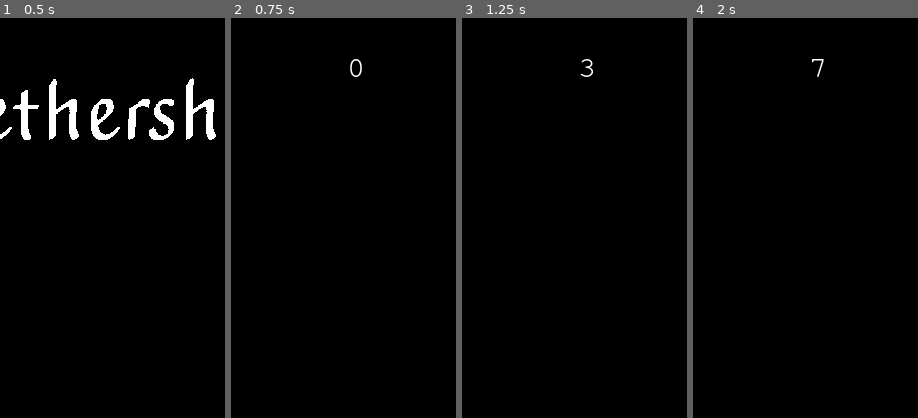
Above: before the commit, frames 1-4 (left to right).
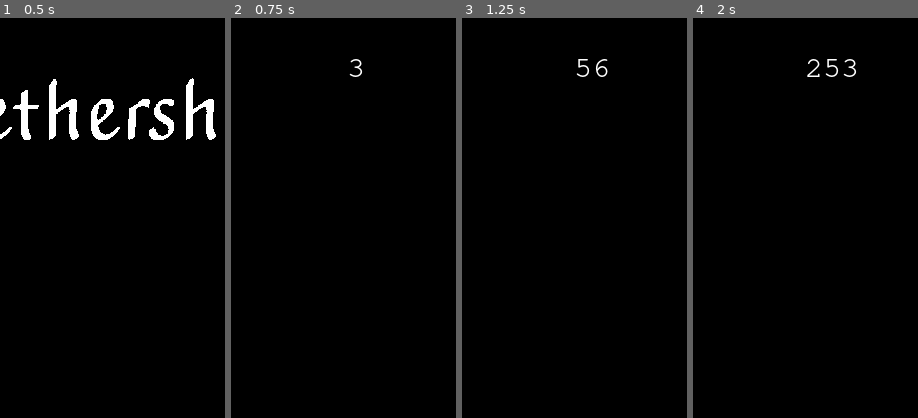
Above: after the commit, the same moments.

Repository: cooro/tethership
Game: Godot game, scene res://Title.tscn
Same seed, same stepped clock (60 frames per second), same inputs: the game is played once before the commit and once after it.
Inputs (mouse positions are % of the whole screen's width and height, from its top left):
- Up to frame 1 (0.5 s): no input
- Up to frame 2 (0.75 s): click (50, 77) at 0.5 s
- Up to frame 3 (1.25 s): no input
- Up to frame 4 (2 s): move the mouse to (72, 45) at 1.27 s; press the mouse at (72, 45) at 1.28 s
The pictures show only the part of the screen within x 25-75%, y 0-50%; the shares and areas given below are measured in that part.

Frame 1 is identical in both runs. In frame 2, 0.1% of the frame differs, in the area x 52-59%, y 10-15%; in frame 3, 0.3%; in frame 4, 0.4%, in the area x 50-73%, y 10-15%.

Commit message:
Cleaned up some features, set up Android export.

Diff:
--- a/Main.gd
+++ b/Main.gd
@@ -13,7 +13,7 @@
 	scoremult = 1
 
 func _process(delta):
-	Global.score += (delta * scoremult)
+	Global.score += (delta * get_node("Player").speed * scoremult)
 	intscore = floor(Global.score)
 	get_node("Scoreboard").text = str(intscore)
 
--- a/project.godot
+++ b/project.godot
@@ -27,6 +27,7 @@
 
 window/size/width=720
 window/size/height=1280
+window/handheld/orientation="portrait"
 window/stretch/mode="2d"
 window/stretch/aspect="keep"
 
Not shown, added: export_presets.cfg
